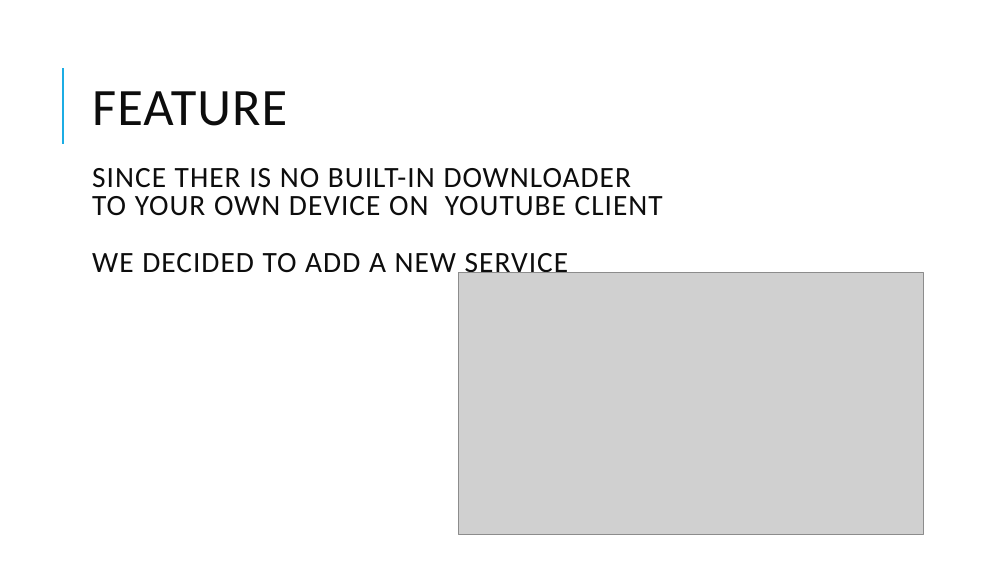
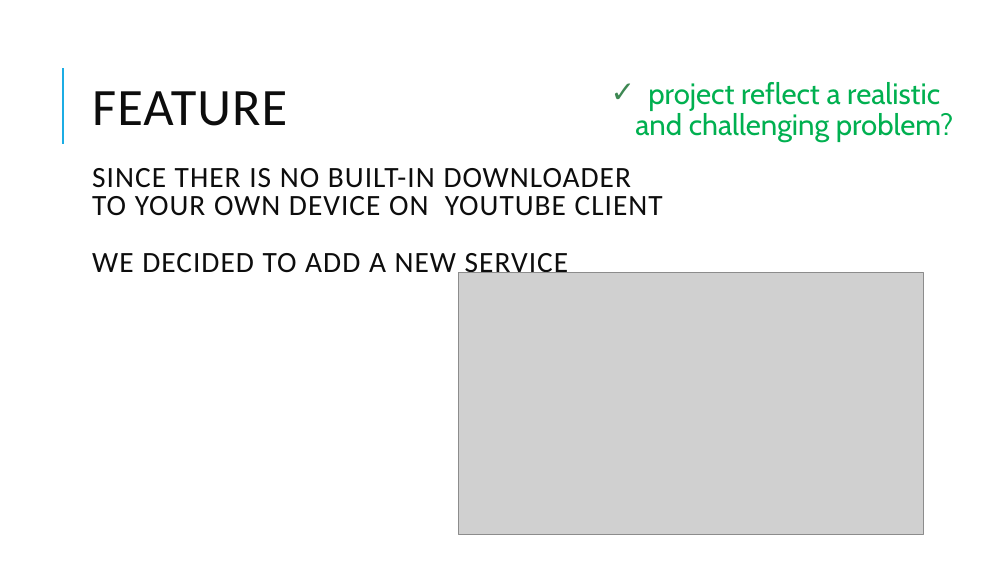
Before and after one commit to Bedo-Mostafa/FileDownloader-Parallerl-Processing, a slide deck: slide 18 of File Downloader.pptx. Drawn at 1008x567 pixels with LibreOffice and Linux fonts; fonts in the diff are those of the drawing; grey boxes stand for pictures. Boxes give left, top, right and bottom in pixels: in the first picture for what was removed or moved away, otherwise in the second. Text is boxed around its words. In the diff, an @@ line names an element or a change of style, - is before the commit and + after.

Commit message:
Update FilePresentation

```diff
--- a/File Downloader.pptx
+++ b/File Downloader.pptx
@@ text added at (635, 82, 953, 142), 28 pt, text #00B050 @@
+✓ project reflect a realistic and challenging problem?
```
Also in this commit, not shown: 2 other slides changed.
